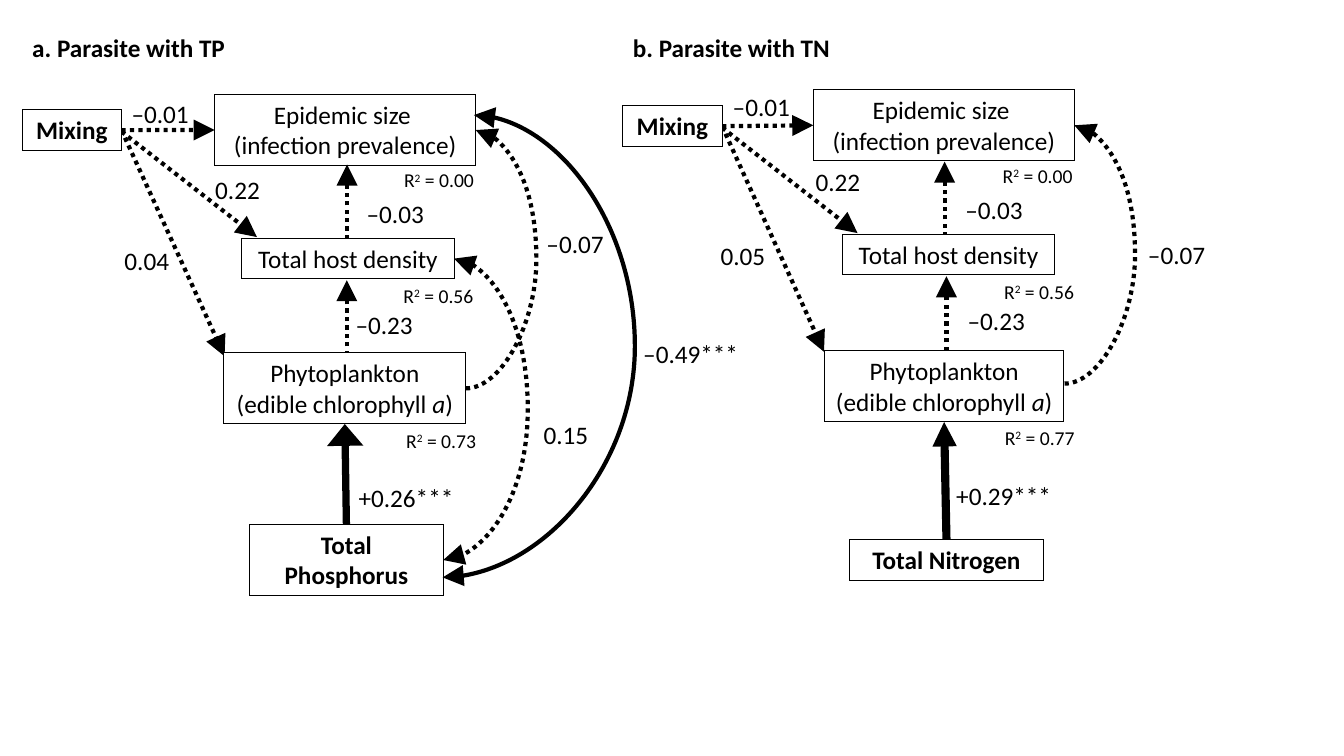
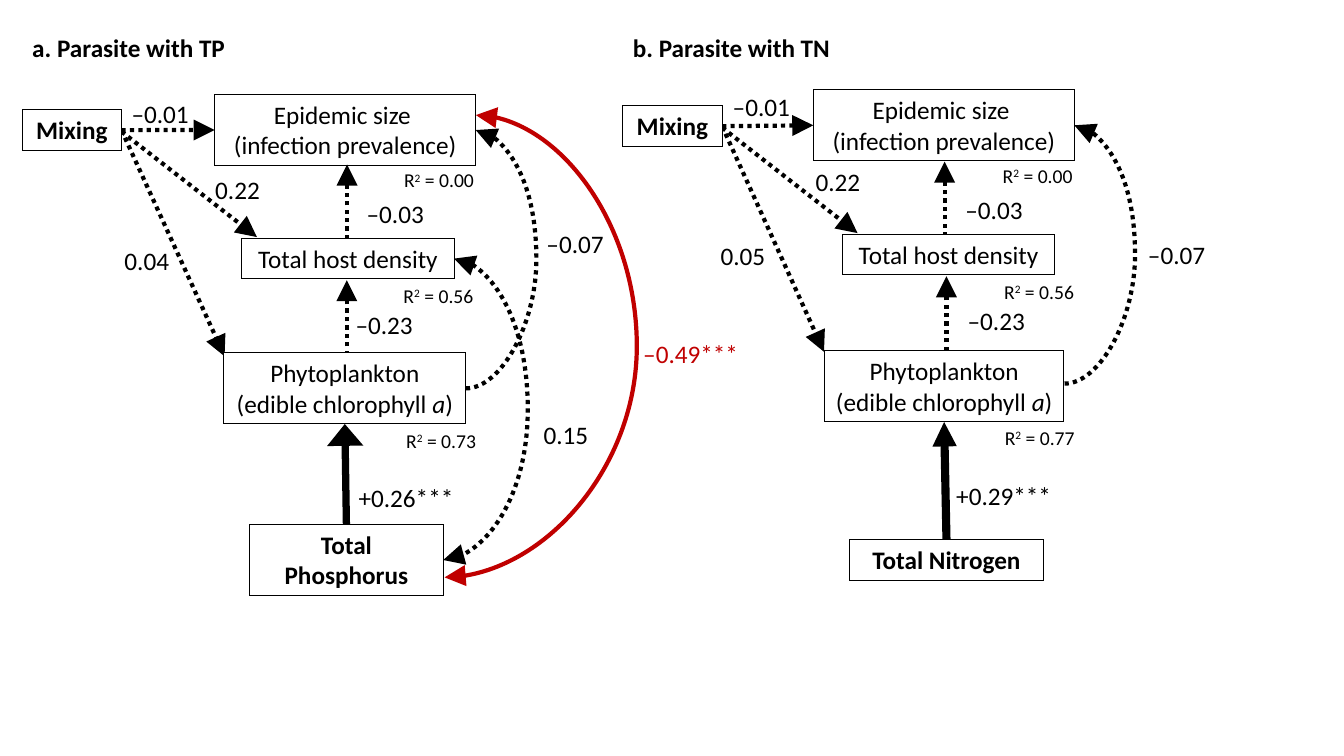
Before and after one commit to mlfearon/nutrient-bag-expt, a slide deck: slide 3 of figures/BagExpt_SEM_Final_Figures.pptx. Drawn at 1344x756 pixels with LibreOffice and Linux fonts; fonts in the diff are those of the drawing. Boxes give left, top, right and bottom in pixels: in the first picture for what was removed or moved away, otherwise in the second. Text is boxed around its words. In the diff, an @@ line names an element or a change of style, - is before the commit and + after.

```diff
--- a/figures/BagExpt_SEM_Final_Figures.pptx
+++ b/figures/BagExpt_SEM_Final_Figures.pptx
@@ curved double arrow (476, 115) - (445, 578): stroke #000000 3 pt to #C00000 3 pt; route changed @@
@@ text "–0.49***" at (643,345,738,363): text colour #000000 to #C00000 @@
```
Also in this commit, not shown: 2 other files.
